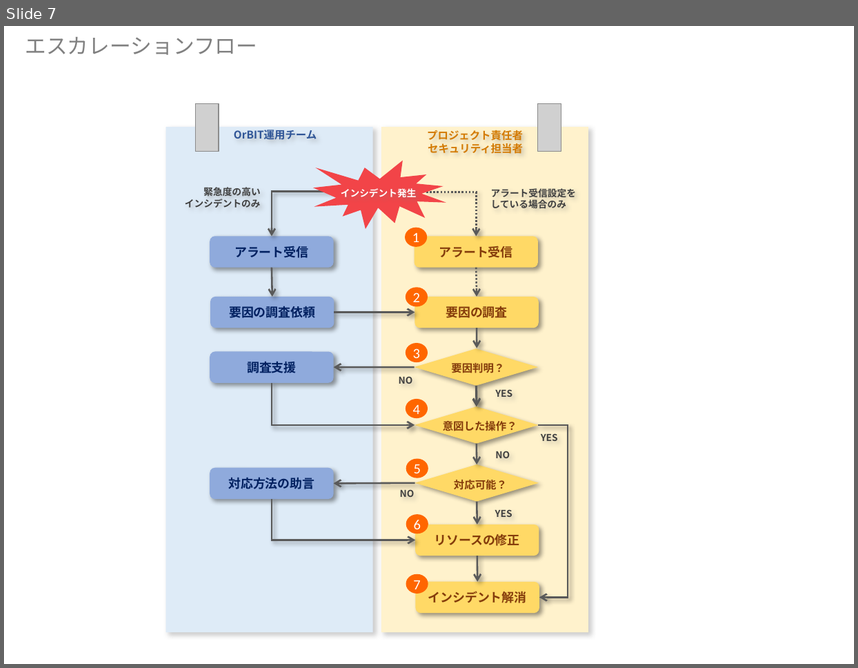
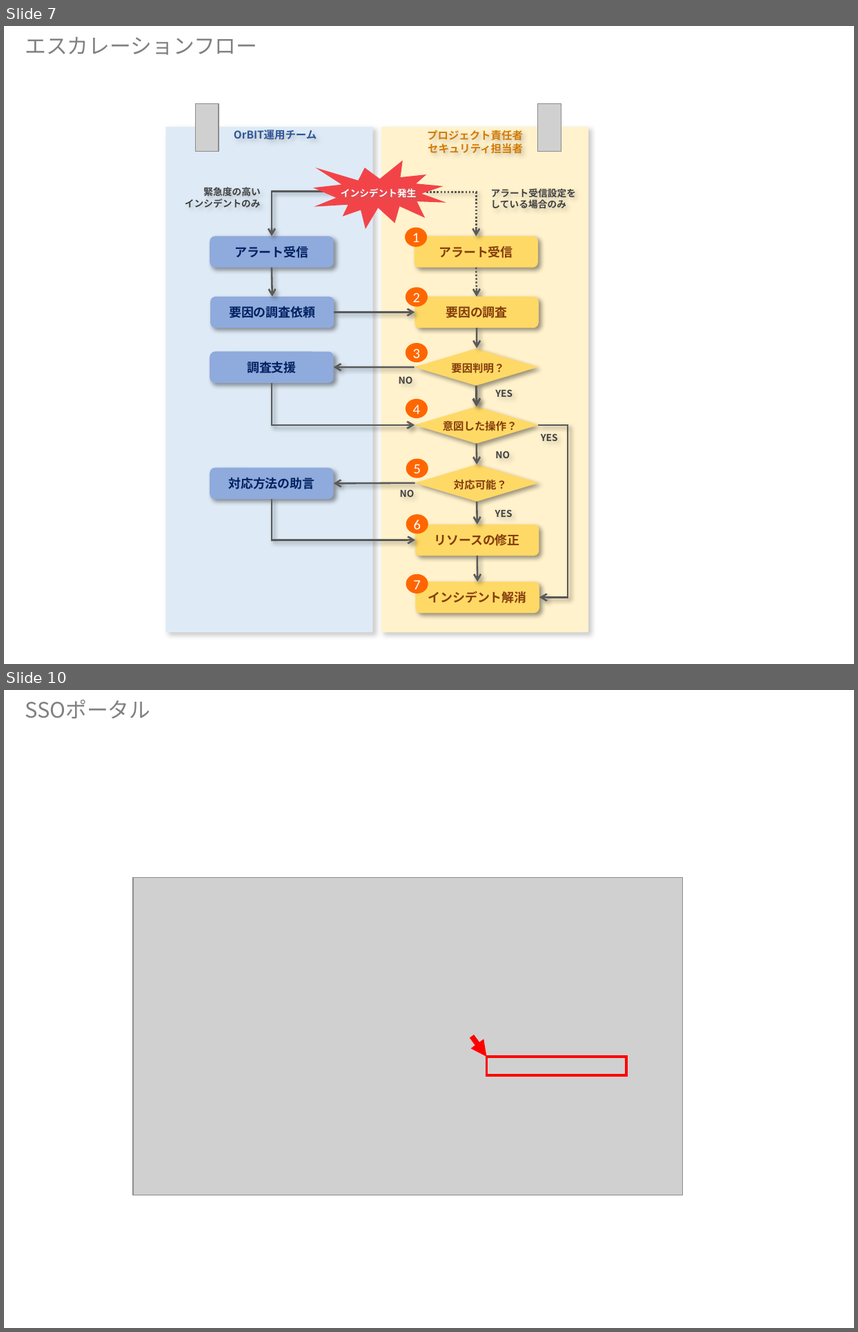
Before and after one commit to shimizu-jkc/orbit-portal-frontend, a slide deck: figure/orbit_figure.pptx. Shown one above the other, each under a label of ours: slide 7 before the commit, slides 7 and 10 after it; the slides between them are not shown. The pictures are 858x668 and 858x1332 pixels, drawn with LibreOffice and Linux fonts; fonts in the diff are those of the drawing; grey boxes stand for pictures. Boxes give left, top, right and bottom in pixels: in the first picture for what was removed or moved away, otherwise in the second. Text is boxed around its words. In the diff, an @@ line names an element or a change of style, - is before the commit and + after.

Commit message:
Modify figure

```diff
--- a/figure/orbit_figure.pptx
+++ b/figure/orbit_figure.pptx
@@ slide 10 added at bbox=[4, 690, 854, 1328], background #FFFFFF @@
@@ text added at bbox=[25, 700, 150, 718], 18 pt, text #808080 @@
+SSOポータル
@@ picture added at bbox=[133, 877, 682, 1195] @@
@@ arrow added from (472, 1036) to (487, 1056), #FF0000 4.5 pt @@
@@ rectangle added at bbox=[487, 1056, 626, 1075], outline #FF0000 2.25 pt @@
```
Also in this commit, not shown: 4 slides changed, 1 other slide added, 1 slide removed.
